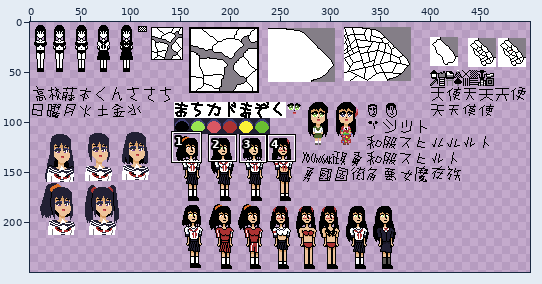
Two states of a pixel-art file, anime/anime-8bit/new/painting-sandbox/Spriate-0001.ase. The picture above shows the old version from afar; the outline marks the close-up.
Close-up. Old version:
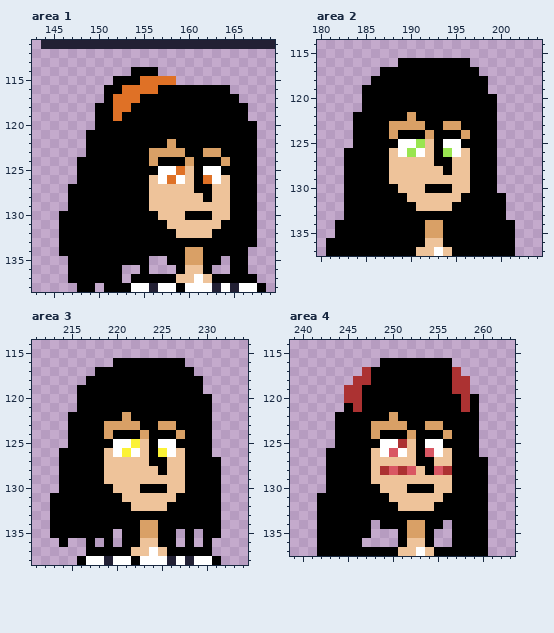
500x250 pixels, 1 frame. Colours within 5 levels of each other are drawn and written as one. Shown: area 1: x 143..169, y 111..138; area 2: x 180..204, y 114..137; area 3: x 211..234, y 114..138; area 4: x 239..263, y 114..137. The commit also changed other parts of the picture, which this record leaves out.
And afterwards:
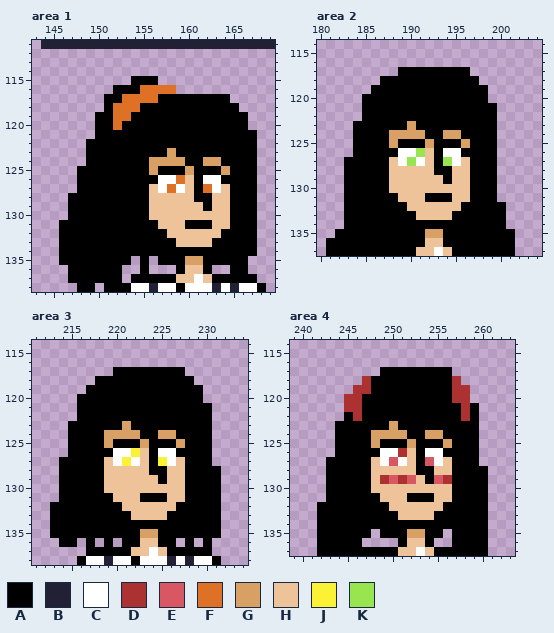
Palette (. is transparent): A #000000  B #222034  C #ffffff  D #ac3232  E #d95763  F #df7126  G #d9a066  H #eec39a  J #fbf236  K #99e550
From old to new:
Changed rows in their new state; - is an unchanged pixel.
Area 1:
first column x 146:
114 --------...-----------
115 ------..-AA..---------
116 -----.-AA--FF......---
117 ------A--FF--------.--
118 ----.---F-----------.-
119 -------F--------------
120 ------F--------------.
121 ---.------------------
122 ------------A---------
123 ----------AA-A--AA----
124 --.--------GGGA-GGA---
125 ----------GAAAG-AAG---
126 ----------A-CF--C-A---
127 -.---------CFC--FC----
128 ---------------A------
129 ----------------A-----
130 .---------H---HHH-----
131 -----------H--AAA-H---
132 ------------H----H----
133 -------------HHHH-----
134 --------------AA-----A
135 A-------.--A------A---
Area 2:
first column x 182:
116 -------........-----
117 -----..--------.----
118 ----.-----------.---
119 ---.----------------
120 -----------------.--
122 --.-----A-----------
123 ------AA-A--AA------
124 -------GGGA-GGA-----
125 ------GAAAG-AAG-----
126 -.----A-CK--C-A-----
127 -------CKC--KC------
128 -----------A--------
129 ------------A-------
130 ------H---HHH-------
131 -------H--AAA-H---.-
132 --------H----H------
133 ---------HHHH-------
134 .---------AA-------.
Area 3:
first column x 213:
116 -------........----
117 -----..--------.---
118 ----.-----------.--
119 ---.---------------
120 -----------------.-
122 --.-----A----------
123 ------AA-A--AA-----
124 -------GGGA-GGA----
125 ------GAAAG-AAG----
126 -.----A-CJ--C-A----
127 -------CJC--JC----.
128 -----------A-------
129 ------------A------
130 ------H---HHH------
131 .------H--AAA-H----
132 --------H----H-----
133 ---------HHHH------
134 ----------AA-------
135 -------A------A-A--
136 --A----------------
Area 4:
first column x 242:
116 -------........----
117 -----..--------.---
118 ----.-----------.--
119 ---.-D-------------
120 ---------------D-.-
121 ---D---------------
122 --.-D---A-------D--
123 ------AA-A--AA-----
124 -------GGGA-GGA----
125 ------GAAAG-AAG----
126 -.----A-CD--C-A----
127 -------CEC--EC----.
128 -------HHHHA-HH----
129 -------DEDE-AED----
130 ------H---HHH------
131 .------H--AAA-H----
132 --------H----H-----
133 ---------HHHH------
134 ------A---AA--A----
135 -------AA----A-----
Where, in picture pixels (left, top, right, bottom), the same in both close-ups:
changed: (59, 67, 257, 265)
changed: (344, 58, 515, 229)
erased: (335, 220, 344, 229)
changed: (50, 358, 221, 538)
added: (68, 538, 77, 547)
changed: (335, 358, 479, 538)
erased: (317, 448, 335, 502)
erased: (479, 457, 488, 466)
